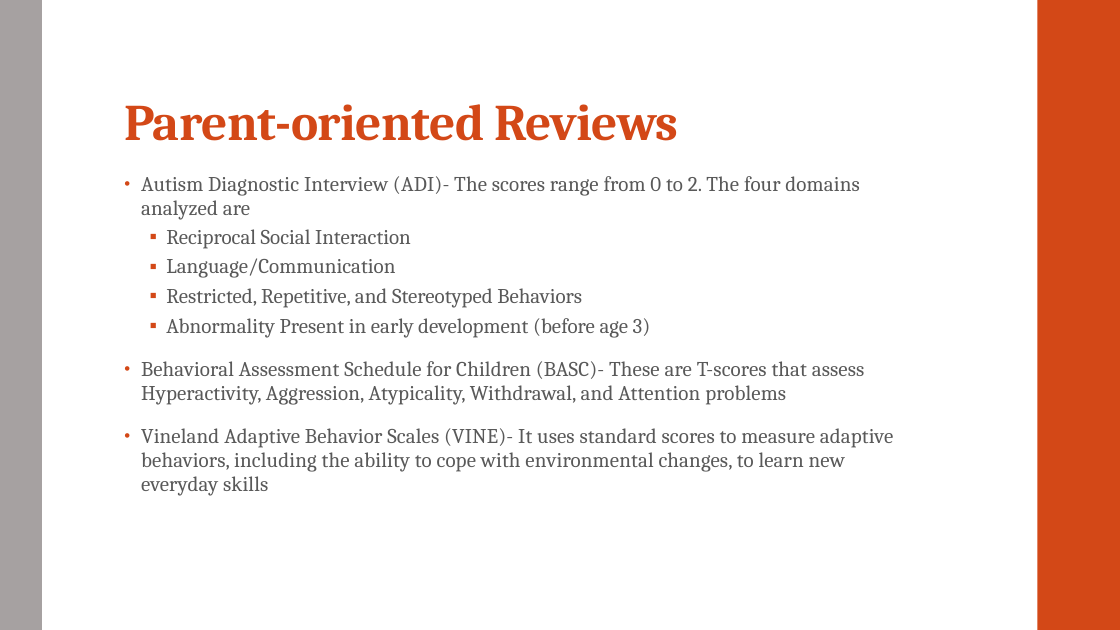
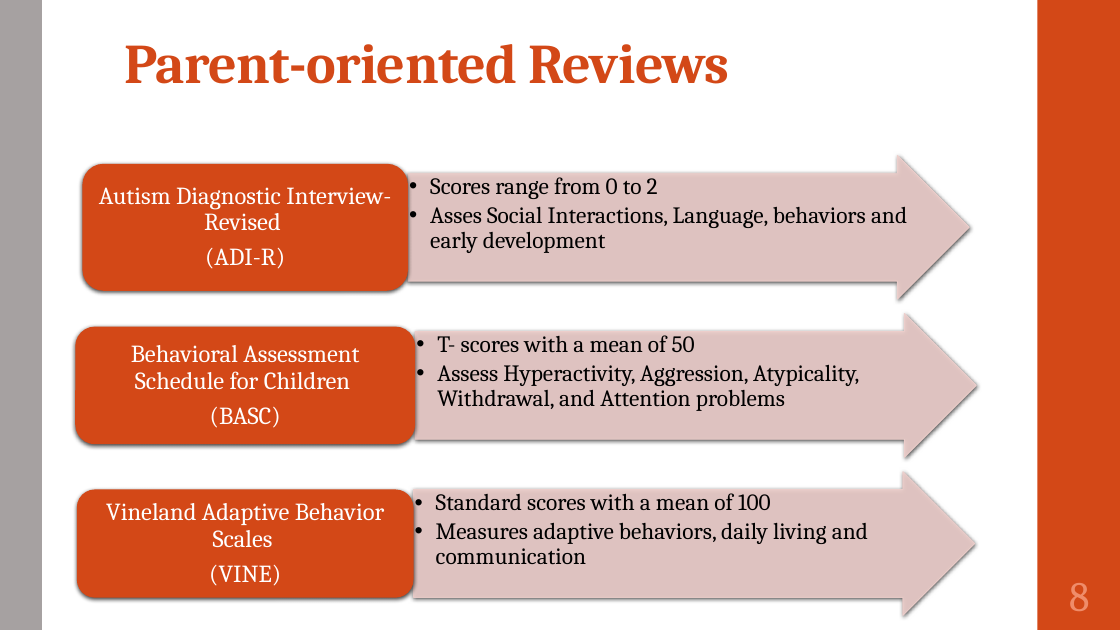
Before and after one commit to SirichandanaSambatur/CADDC, a slide deck: slide 8 of FinalReport.pptx (slide 7 before the commit). Drawn at 1120x630 pixels with LibreOffice and Linux fonts; fonts in the diff are those of the drawing. Boxes give left, top, right and bottom in pixels: in the first picture for what was removed or moved away, otherwise in the second. Text is boxed around its words. In the diff, an @@ line names an element or a change of style, - is before the commit and + after.

Commit message:
ppt added

```diff
--- a/FinalReport.pptx
+++ b/FinalReport.pptx
@@ title "Parent-oriented Reviews" at [124,44,730,84]: size 44 to 48 pt @@
@@ text removed at [141,176,893,496] @@
-• Autism Diagnostic Interview (ADI)- The scores range from 0 to 2. The four domains analyzed are
-  ▪ Reciprocal Social Interaction
-  ▪ Language/Communication
-  ▪ Restricted, Repetitive, and Stereotyped Behaviors
-  ▪ Abnormality Present in early development (before age 3)
-• Behavioral Assessment Schedule for Children (BASC)- These are T-scores that assess Hyperactivity, Aggression, Atypicality, Withdrawal, and Attention problems
-• Vineland Adaptive Behavior Scales (VINE)- It uses standard scores to measure adaptive behaviors, including the ability to cope with environmental changes, to learn new everyday skills
@@ group added at [76,155,976,616]: 6 texts, 3 right arrows, 3 rounded rectangles @@
+  •• Scores range from 0 to 2
+  •• Asses Social Interactions, Language, behaviors and early development
+Autism Diagnostic Interview-Revised
+(ADI-R)
+  •• T- scores with a mean of 50
+  •• Assess Hyperactivity, Aggression, Atypicality, Withdrawal, and Attention problems
+Behavioral Assessment Schedule for Children
+(BASC)
+  •• Standard scores with a mean of 100
+  •• Measures adaptive behaviors, daily living and communication
+Vineland Adaptive Behavior Scales
+(VINE)
@@ page number added at [1069,583,1089,611], 36 pt, text #EF8C6A @@
+8
```
Also in this commit, not shown: 23 other slides changed, 10 slides added, 14 slides removed, 1 other file.
